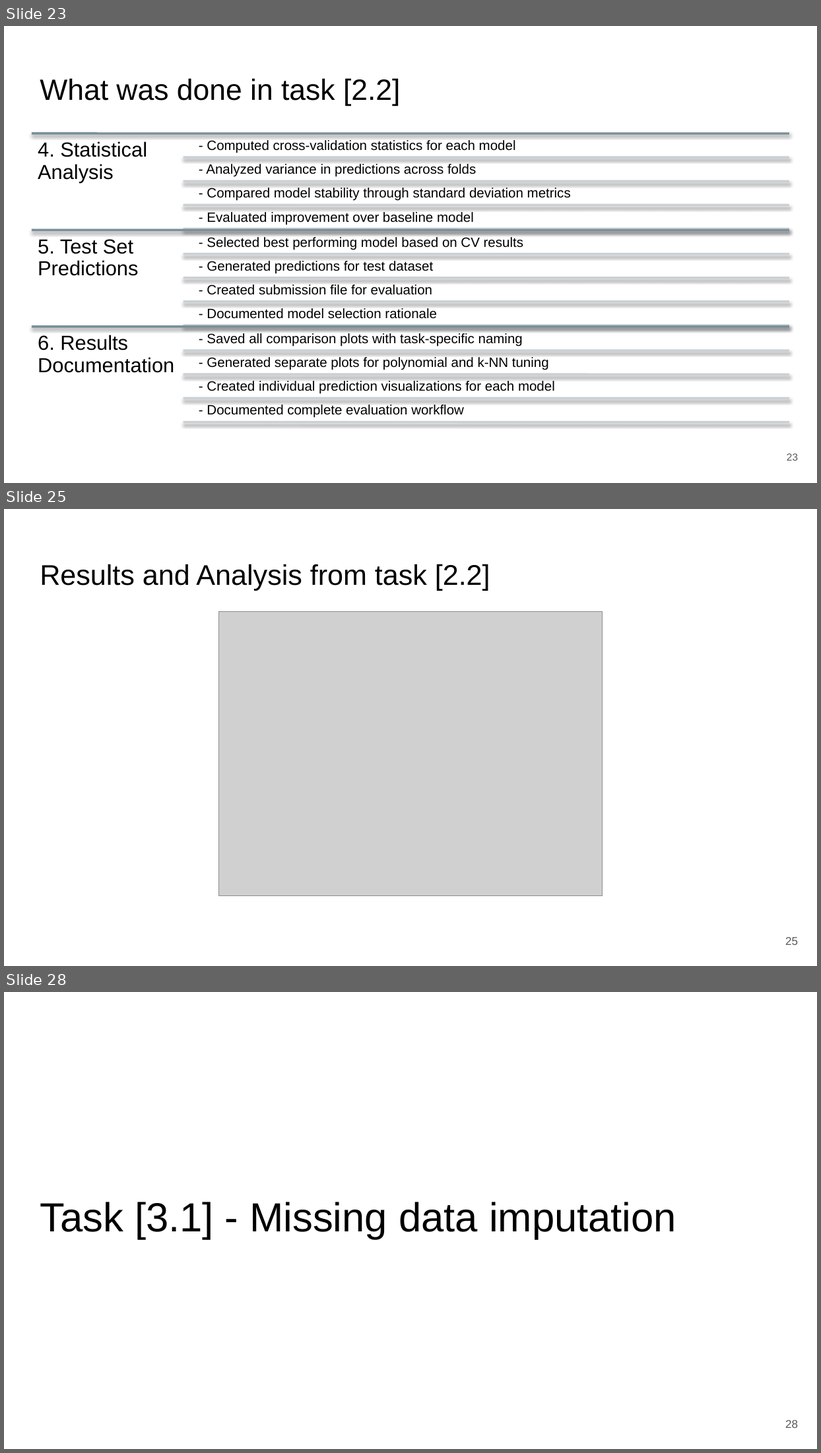
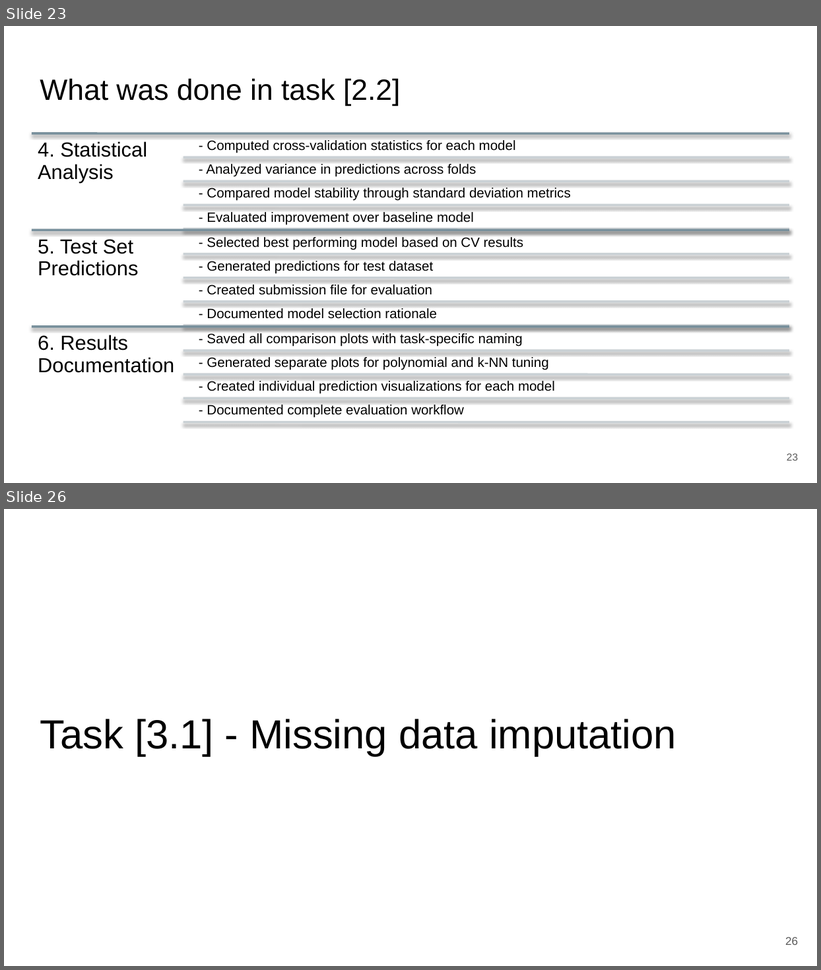
Before and after one commit to zepedrocosta/AA-Projeto2, a slide deck: Slides.pptx. Shown one above the other, each under a label of ours: slides 23, 25 and 28 before the commit, slides 23 and 26 after it; the slides between them are not shown. The pictures are 821x1453 and 821x970 pixels, drawn with LibreOffice and Linux fonts; fonts in the diff are those of the drawing; grey boxes stand for pictures. Boxes give left, top, right and bottom in pixels: in the first picture for what was removed or moved away, otherwise in the second. Text is boxed around its words. In the diff, an @@ line names an element or a change of style, - is before the commit and + after.

Commit message:
done til task 2

```diff
--- a/Slides.pptx
+++ b/Slides.pptx
@@ slide 25 removed at [4, 509, 817, 966], background #FFFFFF @@
@@ title removed at [40, 564, 490, 590] @@
-Results and Analysis from task [2.2]
@@ picture removed at [218, 611, 602, 896] @@
@@ page number removed at [785, 937, 798, 945] @@
-25
@@ what was slide 28 is now slide 26 @@
```
Also in this commit, not shown: 3 slides changed, 1 other slide removed.
